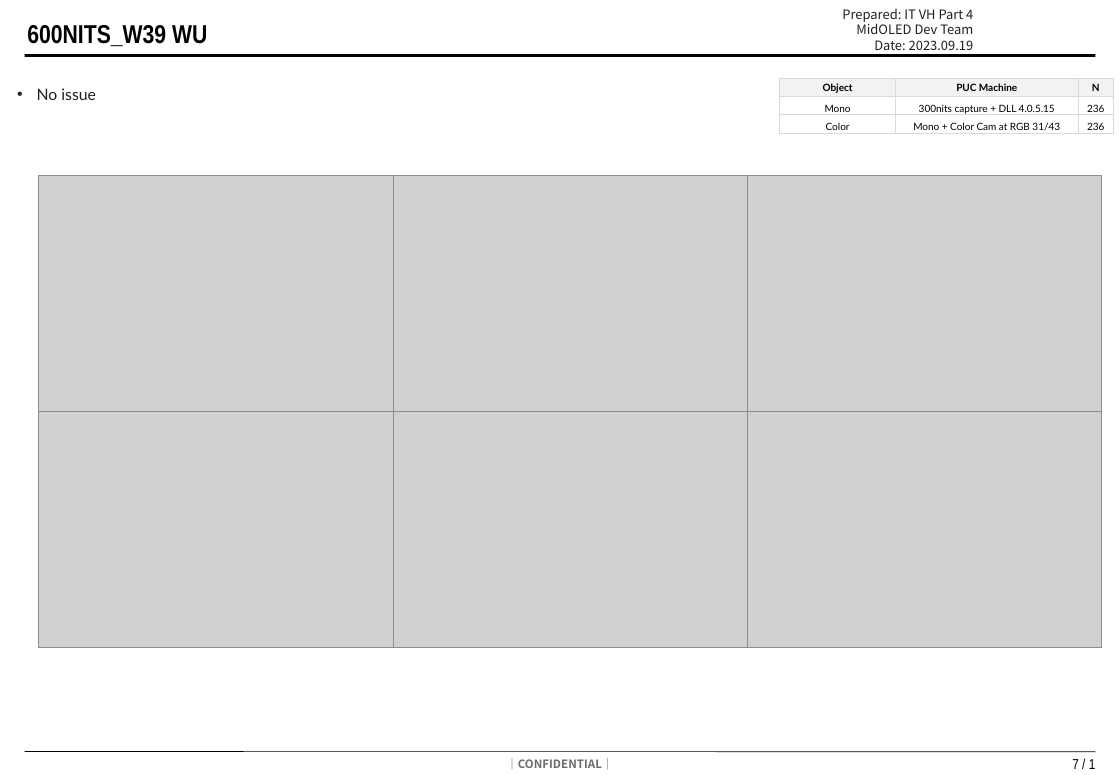
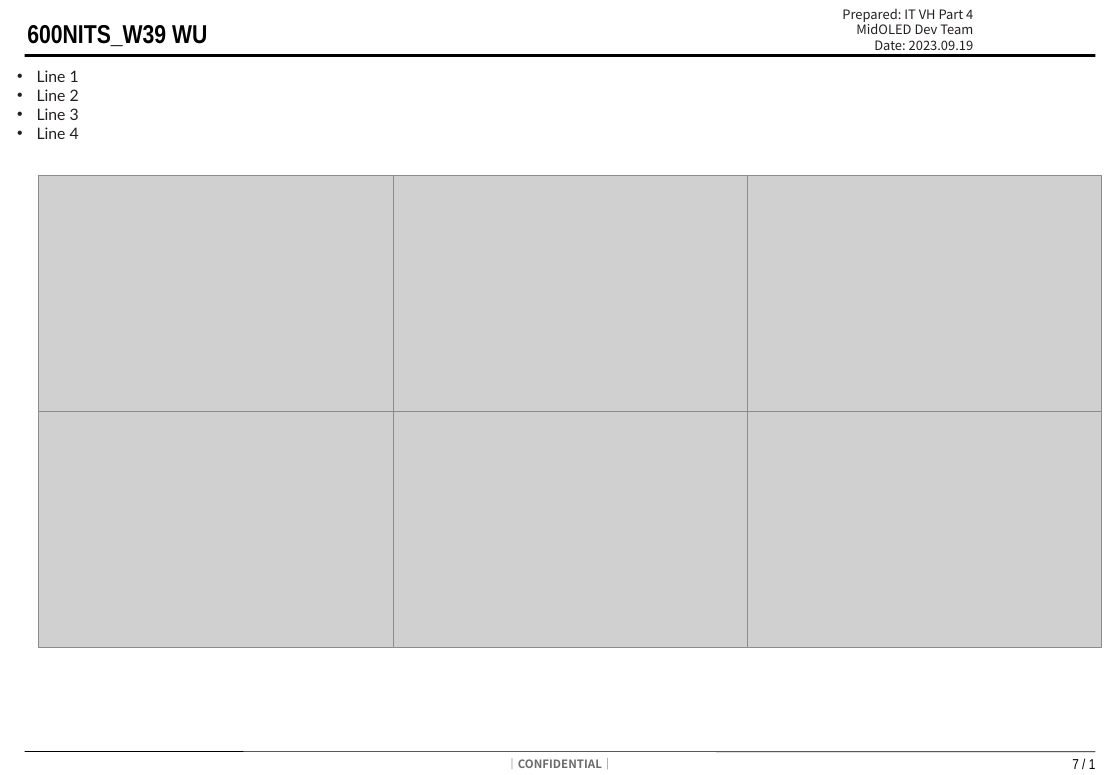
Before and after one commit to kdt89/py_PUC_Boxplot, a slide deck: slide 8 of Template_Report.pptx. Drawn at 1120x775 pixels with LibreOffice and Linux fonts; fonts in the diff are those of the drawing; grey boxes stand for pictures; background and template pictures are left out. Boxes give left, top, right and bottom in pixels: in the first picture for what was removed or moved away, otherwise in the second. Text is boxed around its words. In the diff, an @@ line names an element or a change of style, - is before the commit and + after.

```diff
--- a/Template_Report.pptx
+++ b/Template_Report.pptx
@@ text at bbox=[37, 70, 79, 139]: text changed @@
-• No issue
+• Line 1
+• Line 2
+• Line 3
+• Line 4
@@ table removed at bbox=[780, 79, 1114, 135], 3 rows, 3 columns @@
-Object | PUC Machine | N
-Mono | 300nits capture + DLL 4.0.5.15 | 236
-Color | Mono + Color Cam at RGB 31/43 | 236
```
Also in this commit, not shown: 2 other slides changed, 16 other files.
